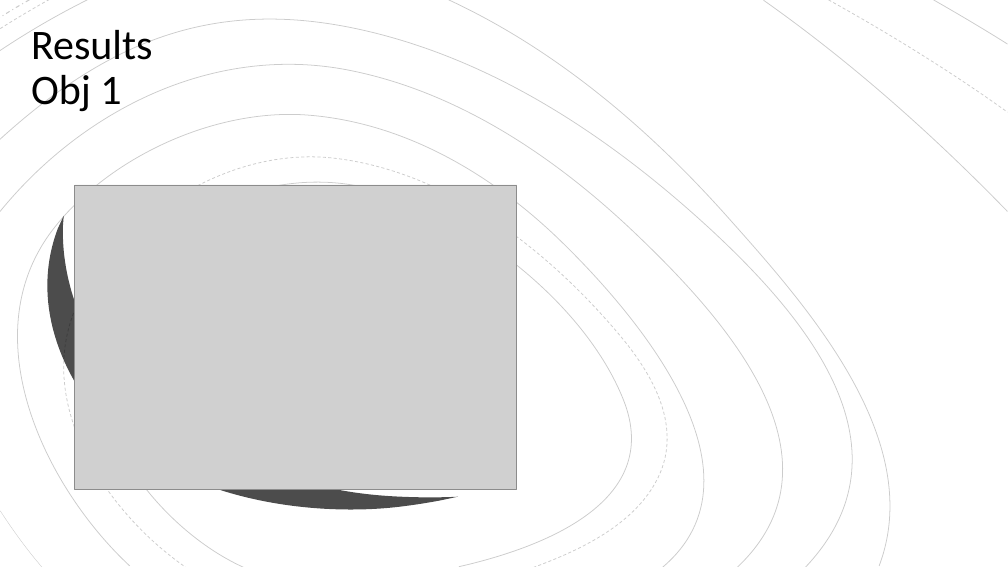
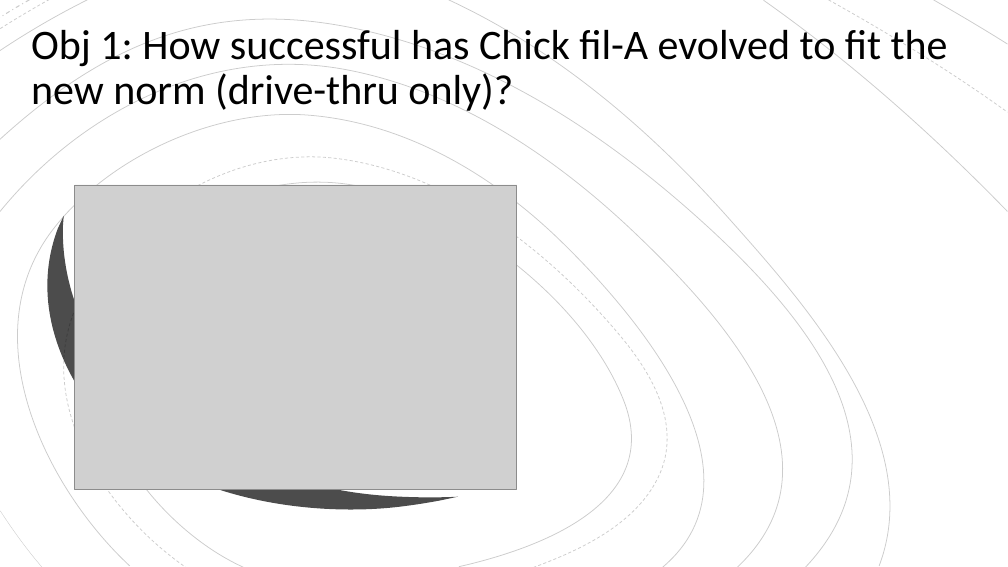
Before and after one commit to East-Coast-Collaboration/Final-Project, a slide deck: slide 7 of Presentation.pptx (slide 6 before the commit). Drawn at 1008x567 pixels with LibreOffice and Linux fonts; fonts in the diff are those of the drawing; grey boxes stand for pictures. Boxes give left, top, right and bottom in pixels: in the first picture for what was removed or moved away, otherwise in the second. Text is boxed around its words. In the diff, an @@ line names an element or a change of style, - is before the commit and + after.

Commit message:
working on presentation

```diff
--- a/Presentation.pptx
+++ b/Presentation.pptx
@@ title at (31, 25, 948, 115): text changed @@
-Results
-Obj 1
+Obj 1: How successful has Chick fil-A evolved to fit the new norm (drive-thru only)?
```
Also in this commit, not shown: 1 other slide changed, 3 slides added, 2 slides removed, 1 other file.
